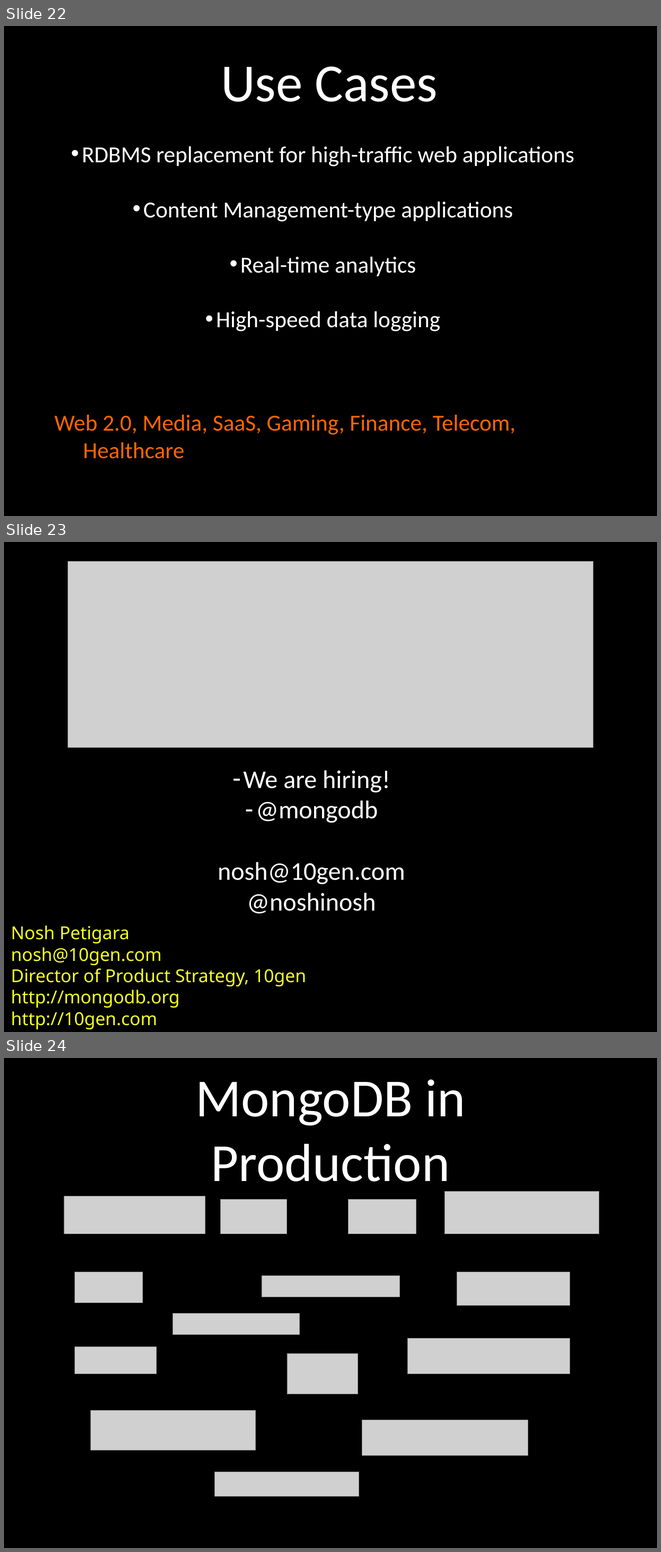
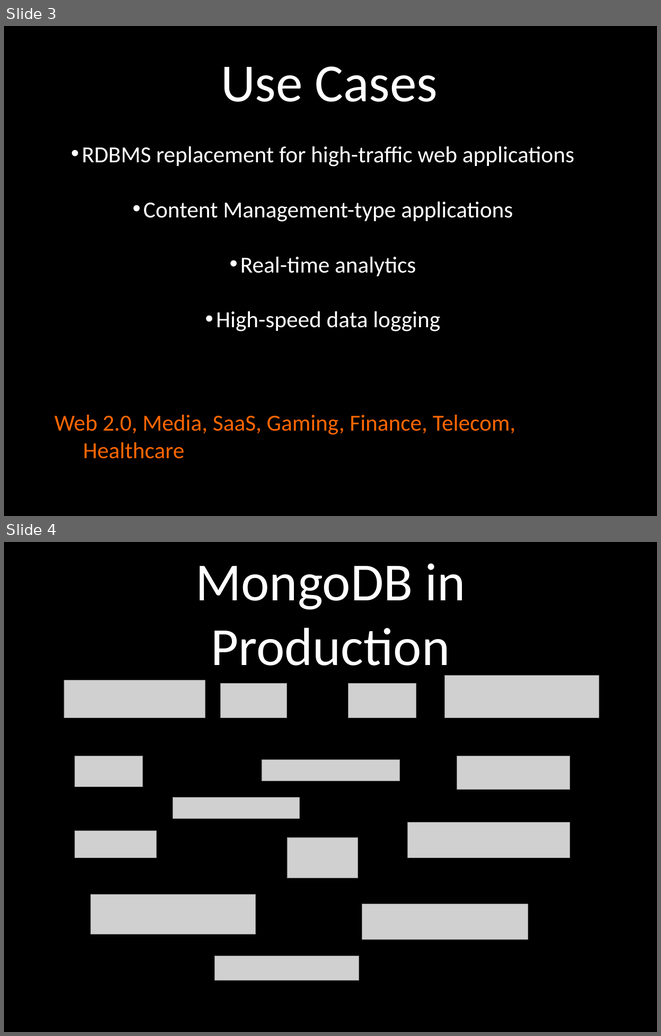
Before and after one commit to stbrody/scratch, a slide deck: WebAppsWithMongoDBWebinar-Oct2011.ppt. Shown one above the other, each under a label of ours: slides 22, 23 and 24 before the commit, slides 3 and 4 after it. The pictures are 661x1552 and 661x1036 pixels, drawn with LibreOffice and Linux fonts; fonts in the diff are those of the drawing; grey boxes stand for pictures. Boxes give left, top, right and bottom in pixels: in the first picture for what was removed or moved away, otherwise in the second. Text is boxed around its words. In the diff, an @@ line names an element or a change of style, - is before the commit and + after.

```diff
--- a/WebAppsWithMongoDBWebinar-Oct2011.ppt
+++ b/WebAppsWithMongoDBWebinar-Oct2011.ppt
@@ slide 23 removed at [4, 542, 657, 1032], background #000000 @@
@@ picture removed at [68, 561, 593, 748] @@
@@ text removed at [218, 770, 405, 914] @@
-– We are hiring!
-– @mongodb
-nosh@10gen.com
-@noshinosh
@@ text removed at [11, 925, 306, 1029] @@
-Nosh Petigara
-nosh@10gen.com
-Director of Product Strategy, 10gen
-http://mongodb.org
-http://10gen.com
@@ what was slide 22 is now slide 3 @@
@@ what was slide 24 is now slide 4 @@
```
Also in this commit, not shown: 6 slides changed, 3 slides added.
